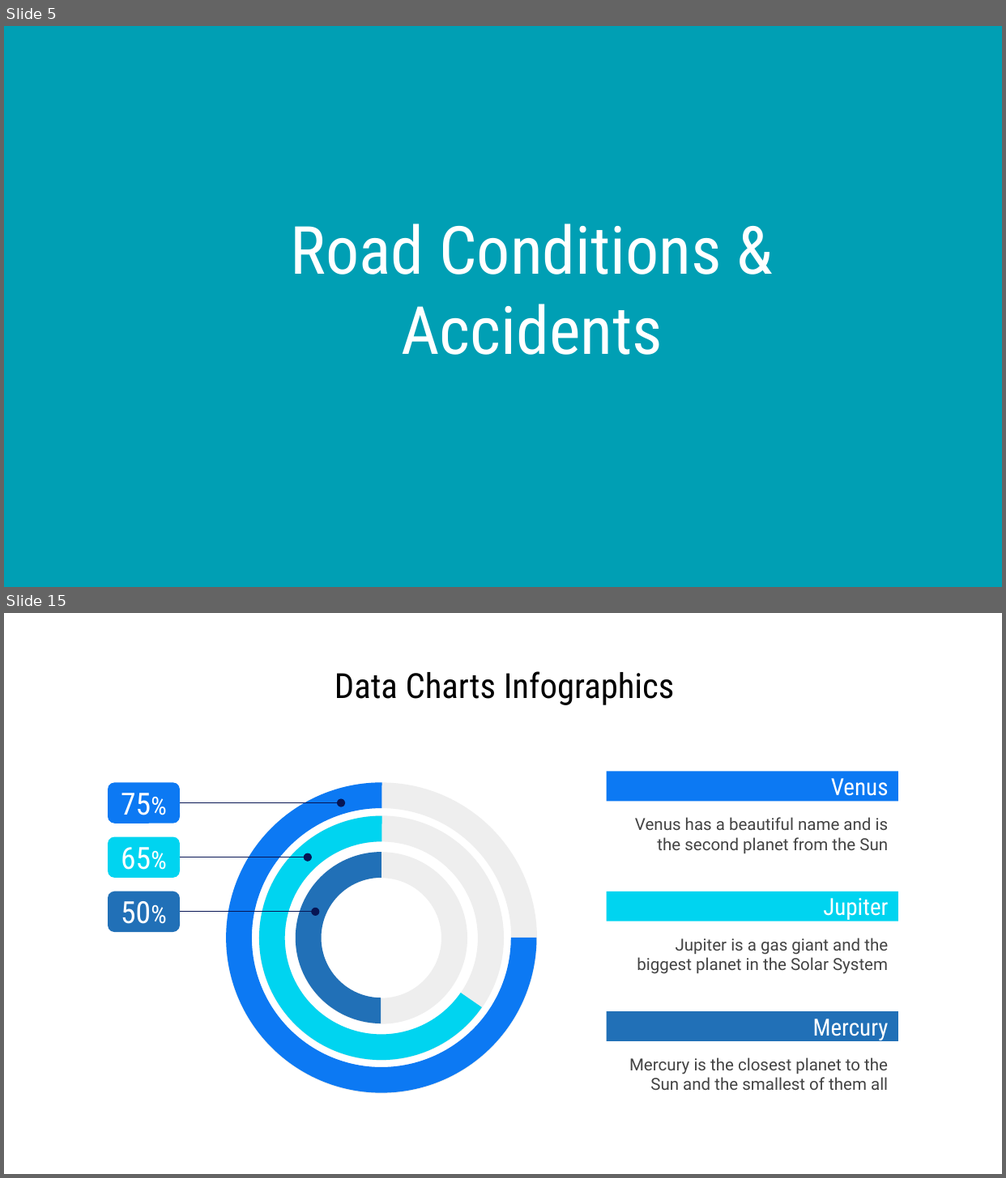
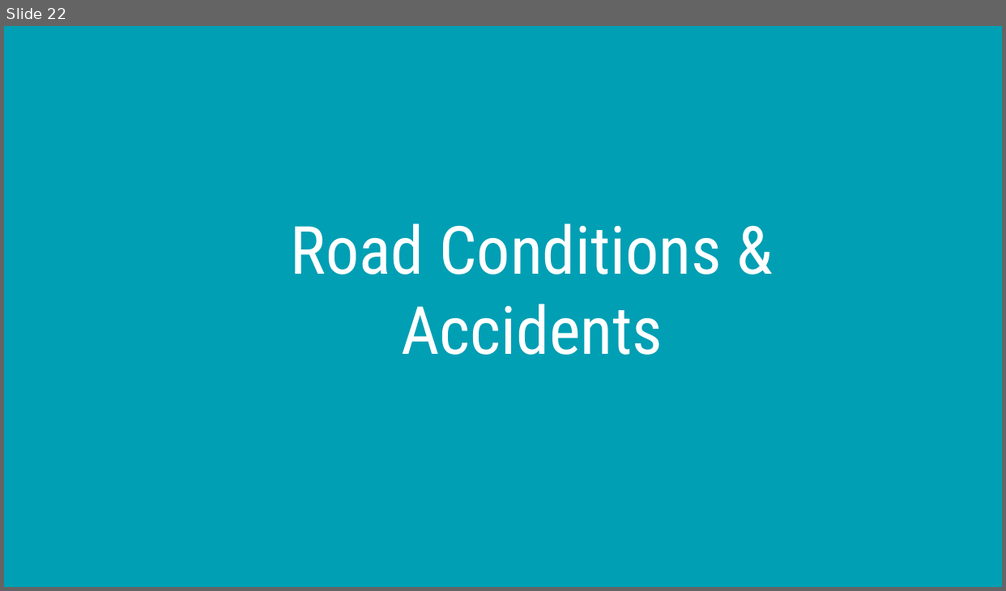
Before and after one commit to Person-Ad/US-Accidents-Big-Data-Analytics-Spark, a slide deck: docs/Team 10 Presentation.pptx. Shown one above the other, each under a label of ours: slides 5 and 15 before the commit, slide 22 after it; the slides between them are not shown. The pictures are 1006x1178 and 1006x591 pixels, drawn with LibreOffice and Linux fonts; fonts in the diff are those of the drawing. Boxes give left, top, right and bottom in pixels: in the first picture for what was removed or moved away, otherwise in the second. Text is boxed around its words. In the diff, an @@ line names an element or a change of style, - is before the commit and + after.

```diff
--- a/docs/Team 10 Presentation.pptx
+++ b/docs/Team 10 Presentation.pptx
@@ slide 15 removed at (x1=4, y1=613, x2=1002, y2=1174), background #FFFFFF @@
@@ title removed at (x1=334, y1=671, x2=675, y2=705) @@
-Data Charts Infographics
@@ rectangle removed at (x1=607, y1=772, x2=898, y2=802) @@
-Venus
@@ text removed at (x1=635, y1=817, x2=889, y2=854) @@
-Venus has a beautiful name and is the second planet from the Sun
@@ rectangle removed at (x1=607, y1=892, x2=898, y2=922) @@
-Jupiter
@@ group removed at (x1=108, y1=782, x2=537, y2=1094): 3 donuts, 3 arch (boxed as its full ring)s, 3 rounded rectangles, 3 arrows @@
-75%
-65%
-50%
@@ text removed at (x1=637, y1=938, x2=888, y2=974) @@
-Jupiter is a gas giant and the biggest planet in the Solar System
@@ rectangle removed at (x1=607, y1=1012, x2=898, y2=1041) @@
-Mercury
@@ text removed at (x1=629, y1=1058, x2=888, y2=1090) @@
-Mercury is the closest planet to the Sun and the smallest of them all
@@ what was slide 5 is now slide 22 @@
```
Also in this commit, not shown: 1 slide changed, 20 slides added, 15 other slides removed, 4 other files.
